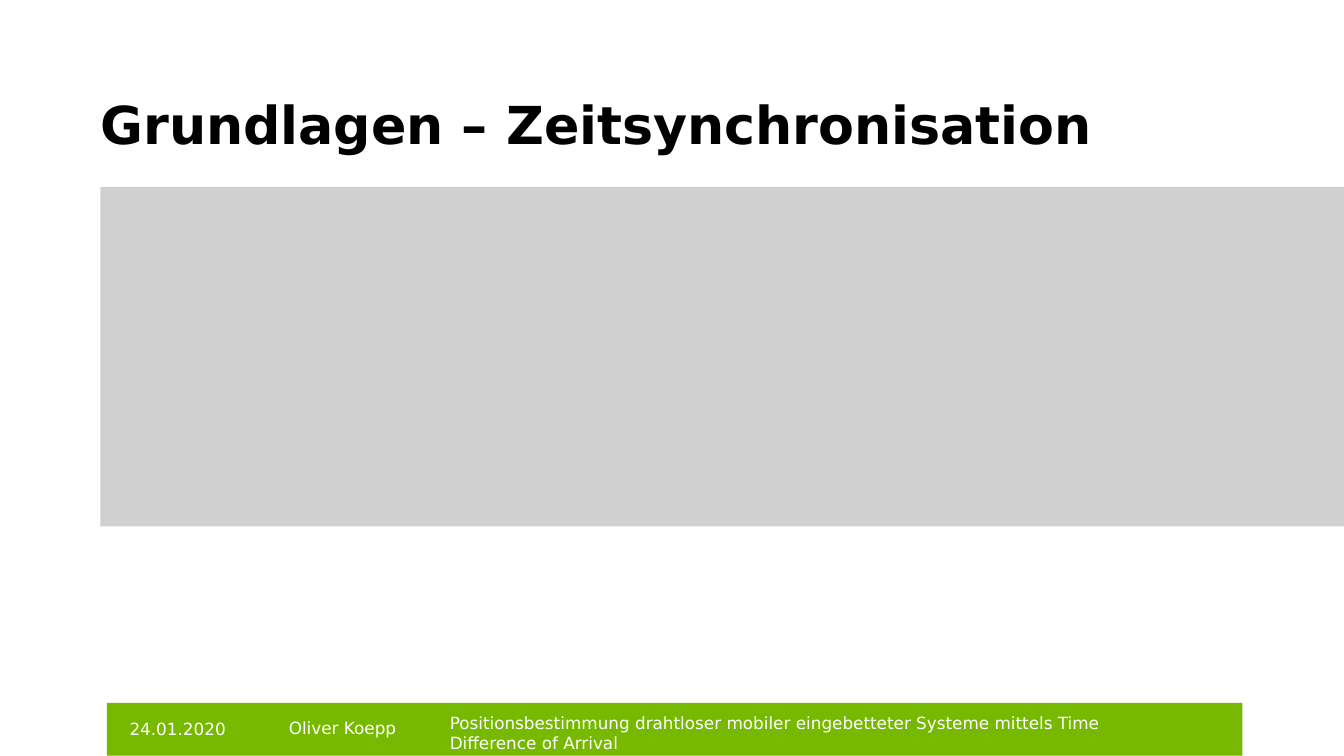
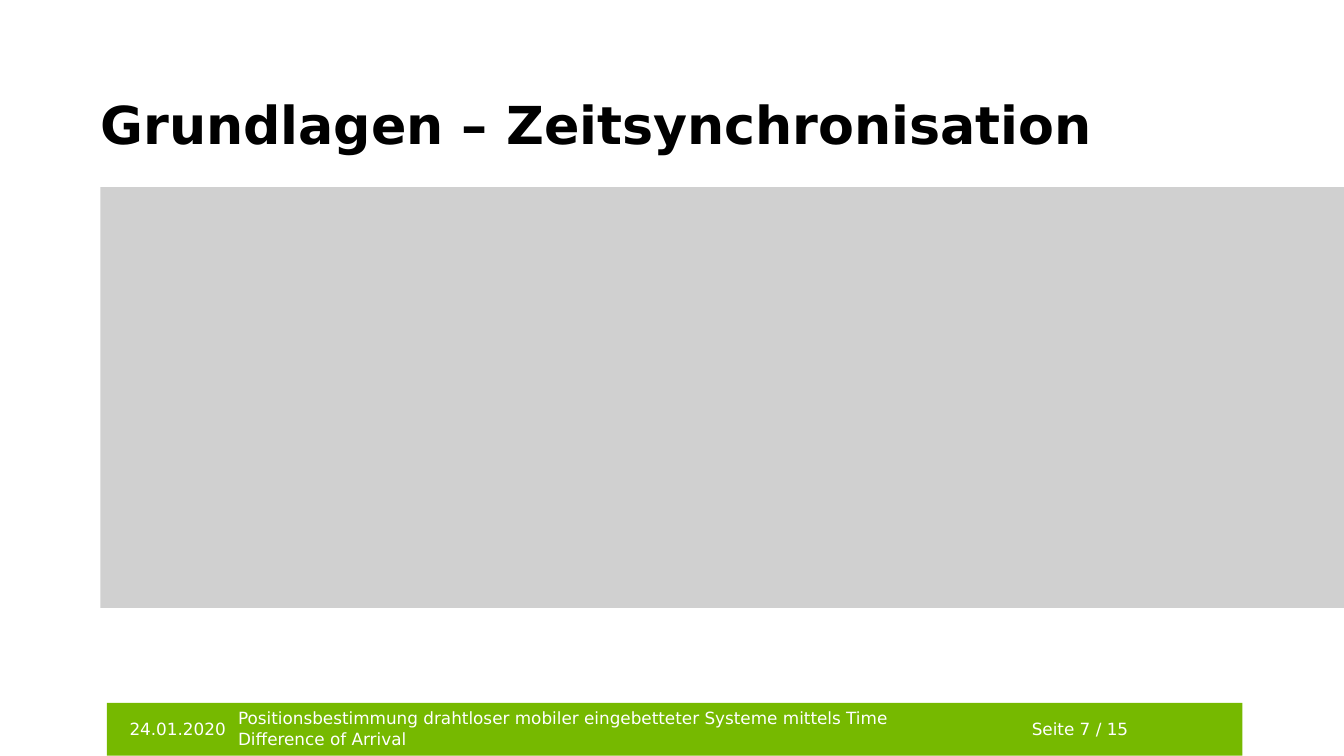
Before and after one commit to git-oliver/Bachelor-thesis, a slide deck: slide 8 of bachelorarbeit_vortrag.pptx. Drawn at 1344x756 pixels with LibreOffice and Linux fonts; fonts in the diff are those of the drawing; grey boxes stand for pictures; background and template pictures are left out. Boxes give left, top, right and bottom in pixels: in the first picture for what was removed or moved away, otherwise in the second. Text is boxed around its words. In the diff, an @@ line names an element or a change of style, - is before the commit and + after.

```diff
--- a/bachelorarbeit_vortrag.pptx
+++ b/bachelorarbeit_vortrag.pptx
@@ picture: place and size @@
-picture at (101,187,1344,526)
+picture at (101,187,1344,607)
@@ text "Positionsbestimmung drahtloser mobiler eingebetteter Systeme ...": place and size @@
-text "Positionsbestimmung drahtloser mobiler eingebetteter Systeme ..." at (450,716,1099,750)
+text "Positionsbestimmung drahtloser mobiler eingebetteter Systeme ..." at (238,711,887,746)
@@ text removed at (289,721,396,738) @@
-Oliver Koepp
@@ text added at (1032,722,1128,736), 9 pt, text #FFFFFF @@
+Seite 7 / 15
```
Also in this commit, not shown: 14 other slides changed, 1 slide removed, 1 other file.
